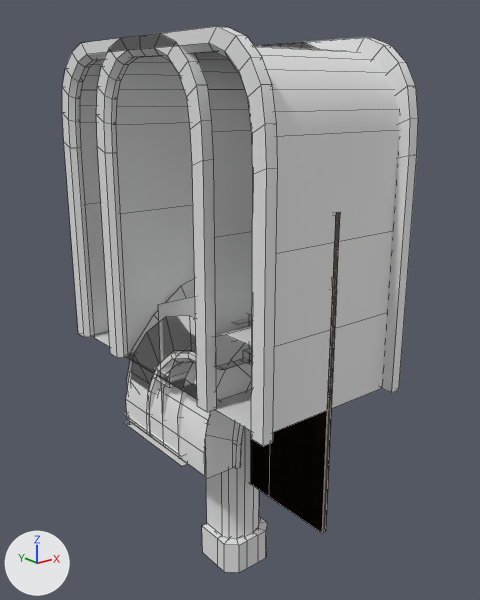
Renders of the Blender file SD_const_1.blend from each side of a commit.
Camera for both pictures: a 50 mm lens placed at (-2.58, -3.43, 1.77), pointed at (0.14, -0.02, 0.41). The axes (+X, +Y, +Z) are drawn at lower left. The lights are the same throughout. Mesh edges are drawn as thin lines.

Objects in the first picture: 'SD_CeilingCorner_1', 'SD_CeilingRoundIn-OLD', 'SD_CelinigRoundOut', 'SD_Column_1', 'SD_Door_1', 'SD_Door_2', 'SD_DoorwayDouble_1', 'SD_DoorwaySingle_1', 'SD_Wall_1'.
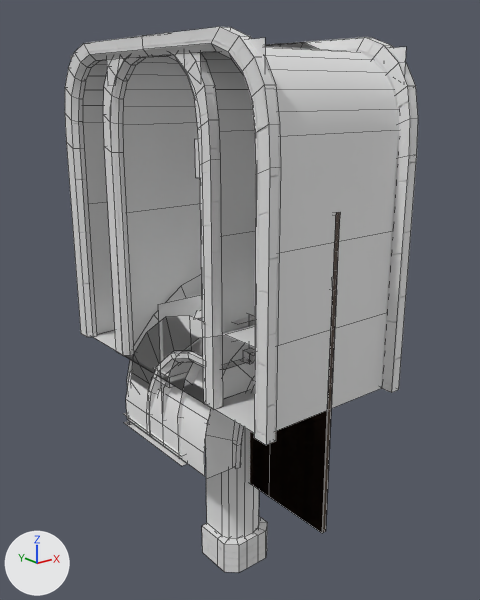
Location of each change, [x1, y1, x2, y2] in pixels of the pictures (480 x 600 px; the box of a moved part takes in the faces that stretch with it):
'SD_DoorwayDouble_1', reshaped
    before: [62, 26, 418, 446]
    after: [65, 27, 418, 445]
'SD_DoorwaySingle_1', reshaped
    before: [96, 33, 317, 412]
    after: [103, 42, 317, 410]
part 1 of me_cube_006, moved or reshaped
    before: [96, 33, 217, 412]
    after: [103, 52, 223, 410]
part 2 of me_cube_006, added
    after: [106, 53, 201, 71]
part 3 of me_cube_006, surface changed
    before: [116, 44, 292, 399]
    after: [123, 44, 292, 390]
part 4 of me_cube_008, moved or reshaped
    before: [62, 26, 278, 446]
    after: [65, 27, 281, 445]
part 5 of me_cube_008, added
    after: [71, 38, 406, 73]
part 6 of me_cube_008, surface changed
    both: [83, 44, 417, 431]
'SD_CeilingRoundIn_1', unchanged, uncovered by the edit
    before: [189, 314, 252, 370]
    after: [131, 308, 255, 390]

The change, as a list of edits to the scene's bpy script:
```text
Change me_cube_006:
    used by ob_sd_doorwaysingle_1; location = (0.0, 0.0, 0.0)
    verts and faces of me_cube_006; kept vertices keep their numbers, new ones are numbered from 188
    remove me_cube_006.from_pydata(...)  # 188 vertices, 159 faces; spans x -0.55..0.55, y -0.58..0.58, z 0.0..2.07
    add me_cube_006.from_pydata(...)  # 204 vertices, 163 faces; spans x -0.51..0.55, y -0.58..0.58, z 0.0..2.07
    me_cube_006 part 1: the loose piece of 75 vertices spanning x -0.55..-0.49, y -0.58..0.58, z 0.0..2.07 is moved by (0.05, 0.0, 0.0)
    me_cube_006 part 2
    add verts[188] = (0.5, -0.5, 1.81)
    add verts[189] = (0.5, 0.5, 1.81)
    add verts[190] = (-0.5, -0.5, 1.81)  # pixel (200, 84)
    add verts[191] = (-0.5, 0.5, 1.81)  # pixel (107, 85)
    add for new, old in zip([*range(192, 196)], [*range(188, 192)]): verts[new] = verts[old] + (0.0, 0.0, 0.19)
    add verts[196] = (0.5, 0.32, 2.0)
    add verts[197] = (0.5, 0.41, 1.81)
    add verts[198] = (0.5, -0.35, 2.0)
    add verts[199] = (0.5, -0.35, 1.89)
    add verts[200] = (-0.5, 0.32, 2.0)
    add verts[201] = (-0.5, 0.41, 1.81)  # pixel (115, 85)
    add verts[202] = (-0.5, -0.35, 2.0)
    add verts[203] = (-0.5, -0.35, 1.89)  # pixel (184, 68)
    add faces += [(189, 193, 196, 197), (188, 199, 198, 192), (191, 201, 200, 195), (190, 194, 202, 203)]  # mat_wall_mat_1 (its picture is missing)
    me_cube_006 part 3: 88 kept faces spanning x -0.5..0.55, y -0.58..0.58, z 0.0..2.07 get new texture (UV) coordinates
Change me_cube_008:
    used by ob_sd_doorwaydouble_1; location = (0.0, 0.0, 0.0)
    verts and faces of me_cube_008; kept vertices keep their numbers, new ones are numbered from 188
    remove me_cube_008.from_pydata(...)  # 188 vertices, 159 faces; spans x -0.55..0.55, y -1.08..1.09, z 0.0..2.07
    add me_cube_008.from_pydata(...)  # 204 vertices, 163 faces; spans x -0.53..0.55, y -1.08..1.09, z 0.0..2.07
    me_cube_008 part 4: the loose piece of 75 vertices spanning x -0.55..-0.49, y -1.08..1.09, z 0.0..2.07 is moved by (0.02, 0.0, 0.0)
    me_cube_008 part 5
    add verts[188] = (0.5, -1.0, 1.81)
    add verts[189] = (0.5, 1.0, 1.81)
    add verts[190] = (-0.5, -1.0, 1.81)
    add verts[191] = (-0.5, 1.0, 1.81)
    add for new, old in zip([*range(192, 196)], [*range(188, 192)]): verts[new] = verts[old] + (0.0, 0.0, 0.19)
    add verts[196] = (0.5, 0.82, 2.0)
    add verts[197] = (0.5, 0.91, 1.81)
    add verts[198] = (0.5, -0.85, 2.0)  # pixel (384, 48)
    add verts[199] = (0.5, -0.85, 1.89)
    add verts[200] = (-0.5, 0.82, 2.0)
    add verts[201] = (-0.5, 0.91, 1.81)
    add verts[202] = (-0.5, -0.85, 2.0)
    add verts[203] = (-0.5, -0.85, 1.89)
    add faces += [(189, 193, 196, 197), (188, 199, 198, 192), (191, 201, 200, 195), (190, 194, 202, 203)]  # mat_wall_mat_1 (its picture is missing)
    me_cube_008 part 6: 88 kept faces spanning x -0.5..0.55, y -1.08..1.09, z 0.0..2.07 get new texture (UV) coordinates
```
